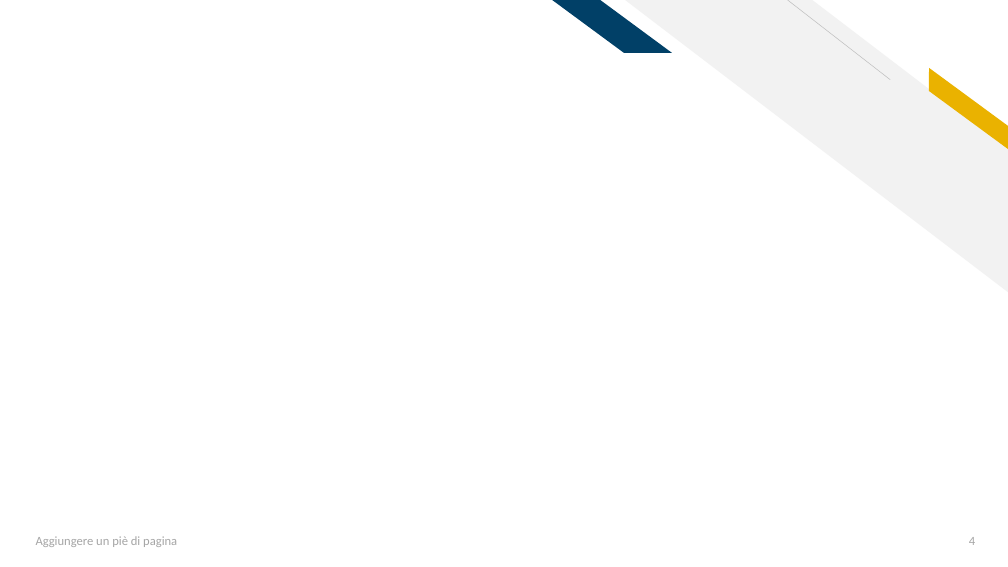
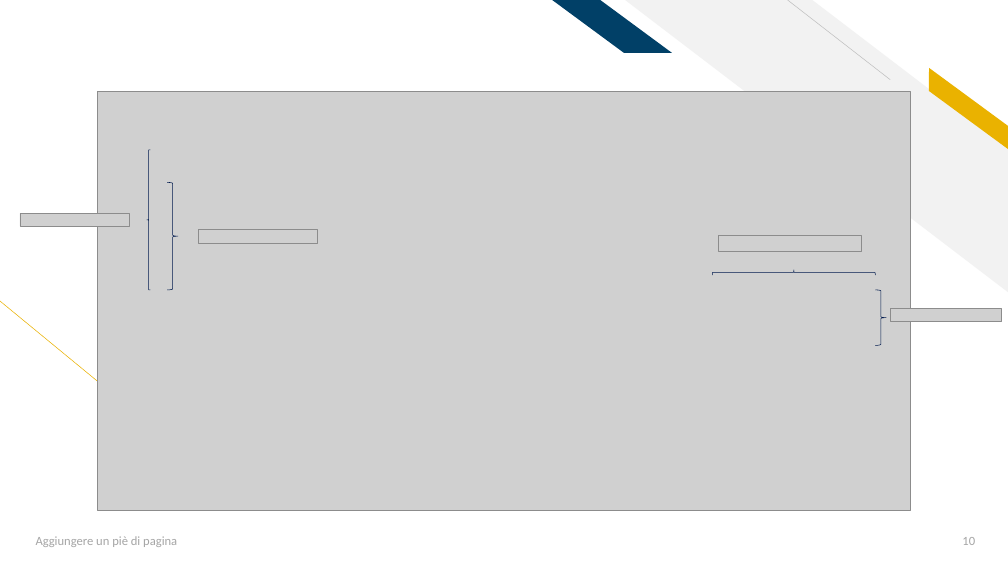
Before and after one commit to AleFire99/AES-git-repo, a slide deck: slide 10 of Aes_Project_2021_2022.pptx (slide 4 before the commit). Drawn at 1008x567 pixels with LibreOffice and Linux fonts; fonts in the diff are those of the drawing; grey boxes stand for pictures. Boxes give left, top, right and bottom in pixels: in the first picture for what was removed or moved away, otherwise in the second. Text is boxed around its words. In the diff, an @@ line names an element or a change of style, - is before the commit and + after.

```diff
--- a/Aes_Project_2021_2022.pptx
+++ b/Aes_Project_2021_2022.pptx
@@ picture added at box(98, 91, 910, 510) @@
@@ left brace added at box(147, 150, 150, 290), outline #00194C 0.5 pt @@
@@ right brace added at box(167, 182, 178, 290), outline #00194C 0.5 pt @@
@@ picture added at box(20, 213, 129, 226) @@
@@ picture added at box(198, 229, 318, 243) @@
@@ picture added at box(718, 235, 862, 250) @@
@@ left brace added at box(712, 270, 875, 276), outline #00194C 0.5 pt @@
@@ right brace added at box(876, 290, 887, 345), outline #00194C 0.5 pt @@
@@ line added from (157, 430) to (0, 300), #EAB200 0.5 pt @@
@@ picture added at box(891, 309, 1002, 321) @@
@@ page number at box(962, 537, 975, 545): text changed @@
-4
+10
```
Also in this commit, not shown: 13 other slides changed, 4 slides added, 1 slide removed, 2 other files.
